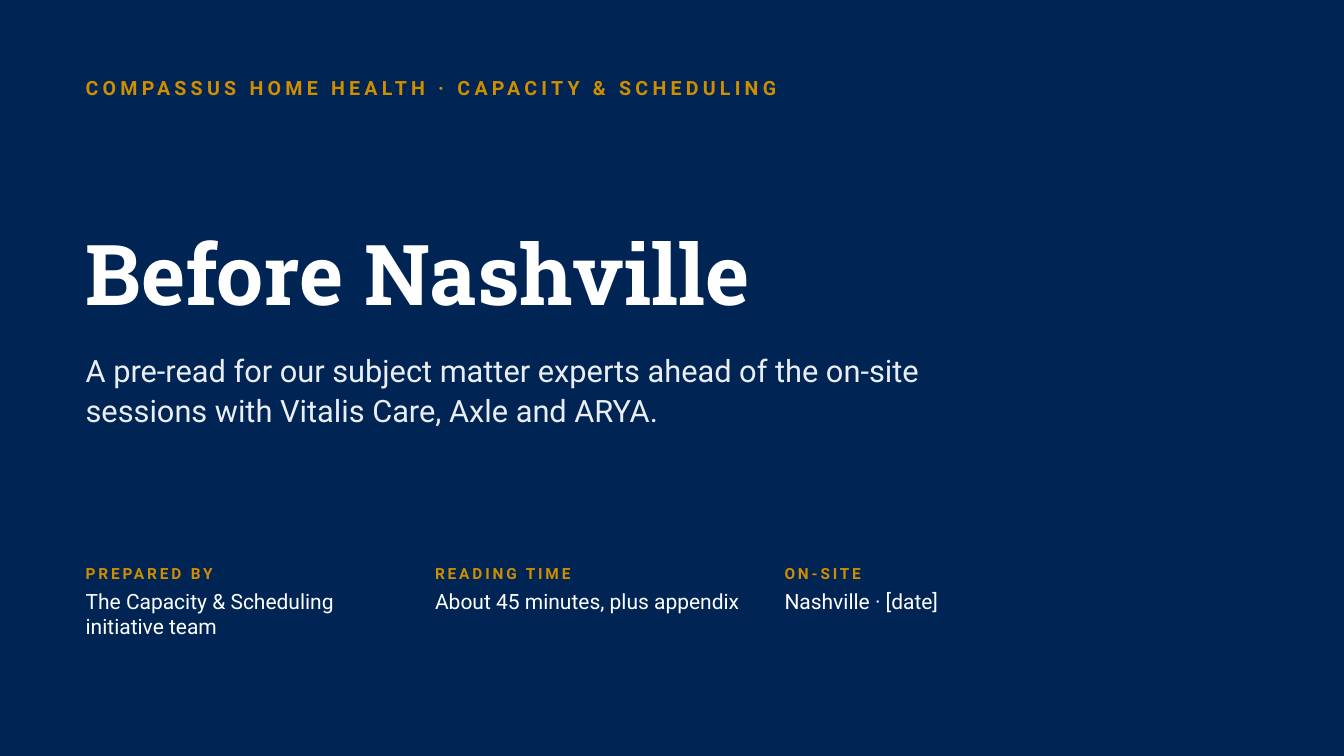
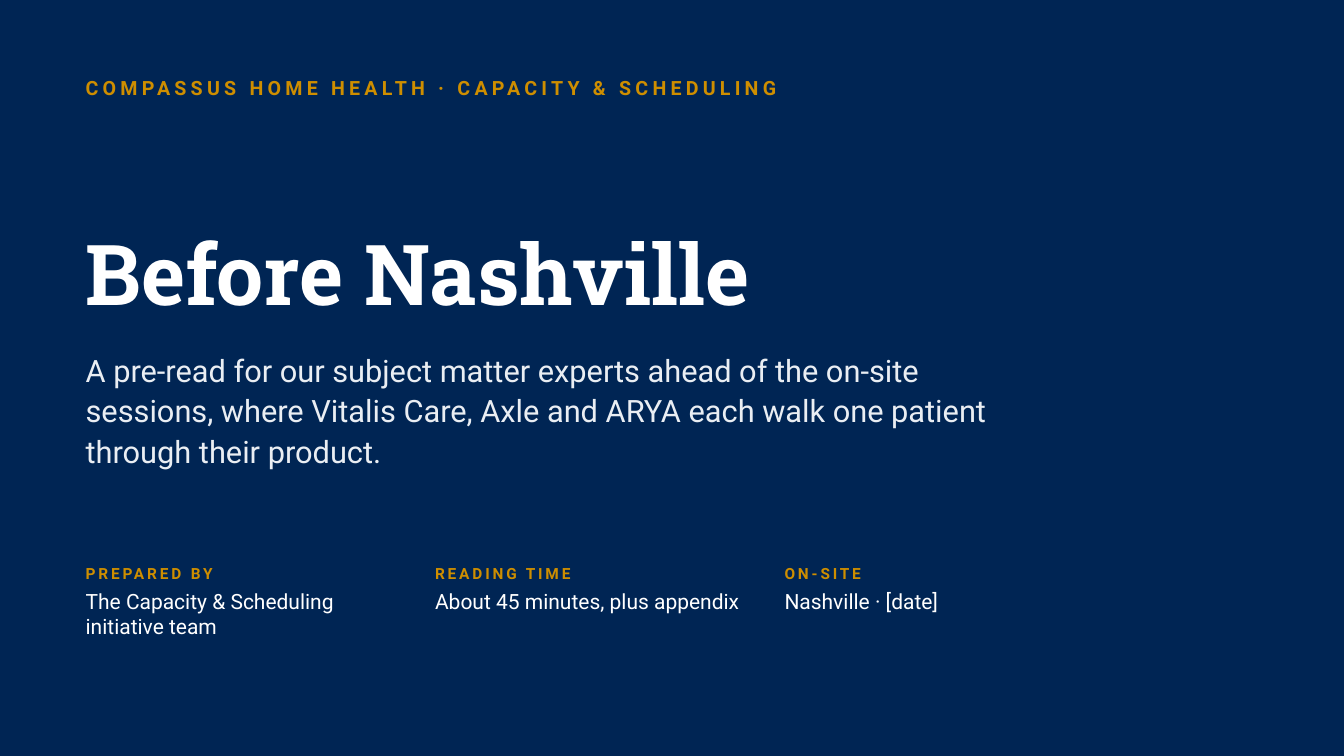
Before and after one commit to worker-max/compassus-capacity-pm, a slide deck: slide 1 of agents/compassus-capacity-pm/artifacts/Nashville-SME-PreRead.pptx. Drawn at 1344x756 pixels with LibreOffice and Linux fonts; fonts in the diff are those of the drawing. Boxes give left, top, right and bottom in pixels: in the first picture for what was removed or moved away, otherwise in the second. Text is boxed around its words. In the diff, an @@ line names an element or a change of style, - is before the commit and + after.

```diff
--- a/agents/compassus-capacity-pm/artifacts/Nashville-SME-PreRead.pptx
+++ b/agents/compassus-capacity-pm/artifacts/Nashville-SME-PreRead.pptx
@@ text at bbox=[86, 358, 986, 470]: text changed @@
-A pre-read for our subject matter experts ahead of the on-site sessions with Vitalis Care, Axle and ARYA.
+A pre-read for our subject matter experts ahead of the on-site sessions, where Vitalis Care, Axle and ARYA each walk one patient through their product.
```
Also in this commit, not shown: 3 other slides changed, 6 slides added.
